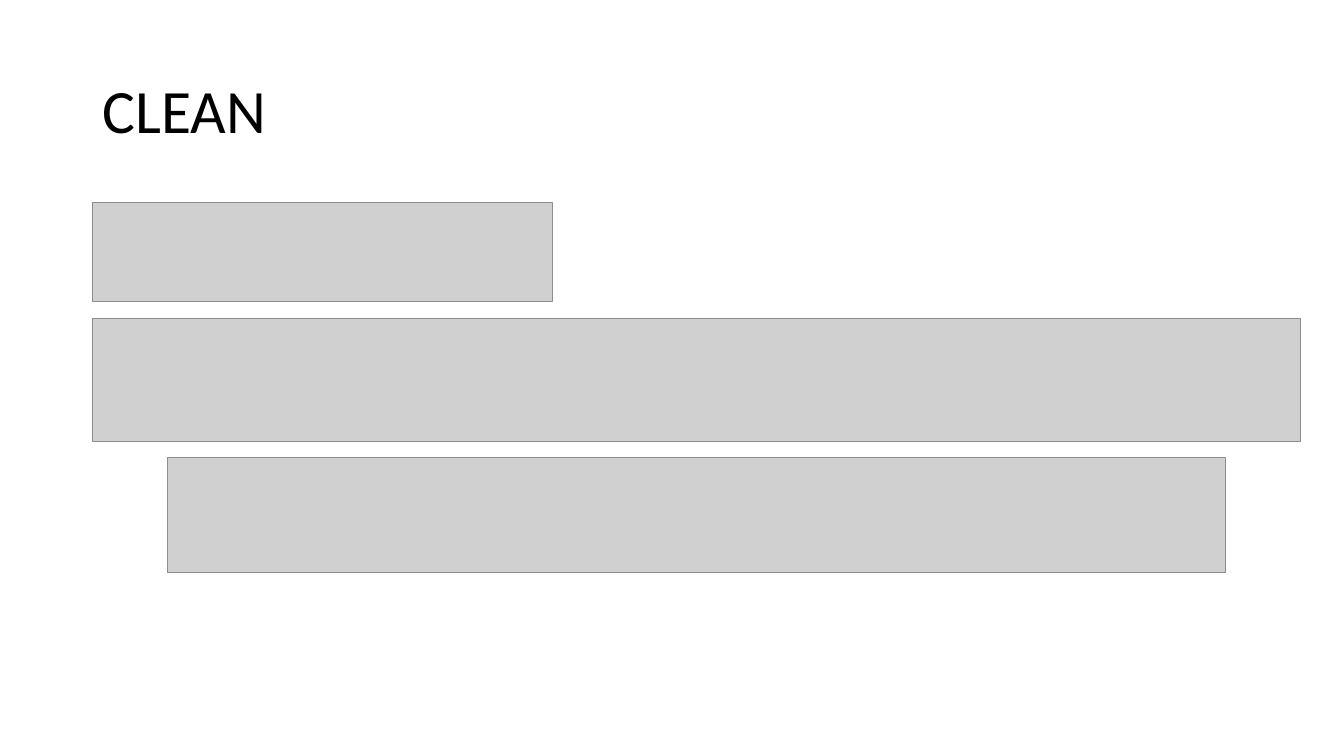
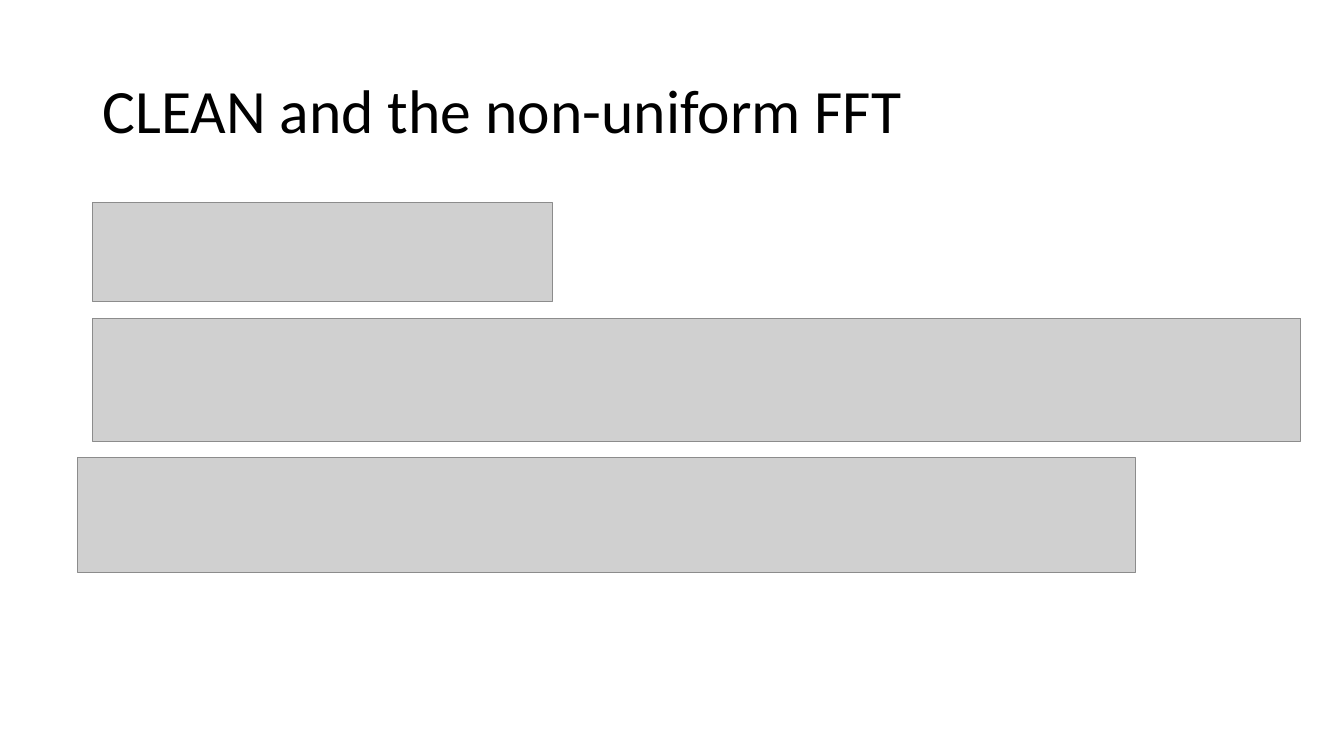
Before and after one commit to lord-blueberry/p8-doc, a slide deck: slide 12 of pp8.pptx. Drawn at 1344x756 pixels with LibreOffice and Linux fonts; fonts in the diff are those of the drawing; grey boxes stand for pictures. Boxes give left, top, right and bottom in pixels: in the first picture for what was removed or moved away, otherwise in the second. Text is boxed around its words. In the diff, an @@ line names an element or a change of style, - is before the commit and + after.

```diff
--- a/pp8.pptx
+++ b/pp8.pptx
@@ title at (102,90,902,134): text changed @@
-CLEAN
+CLEAN and the non-uniform FFT
@@ picture: place and size @@
-picture at (168,458,1226,574)
+picture at (78,458,1135,574)
```
Also in this commit, not shown: 12 other slides changed, 10 slides added, 12 slides removed, 1 other file.
